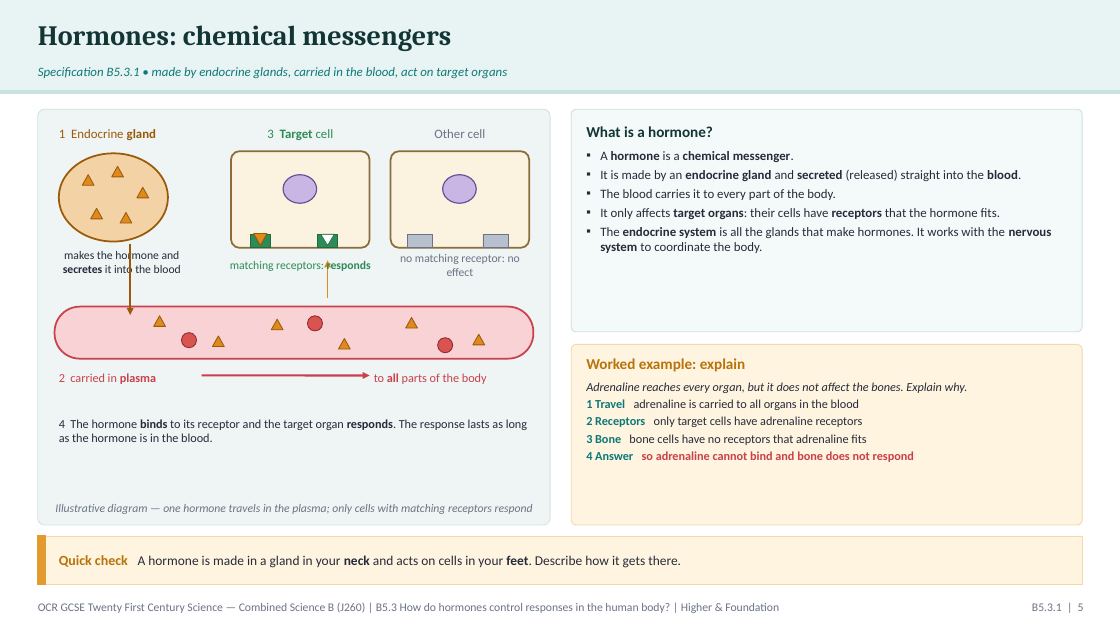
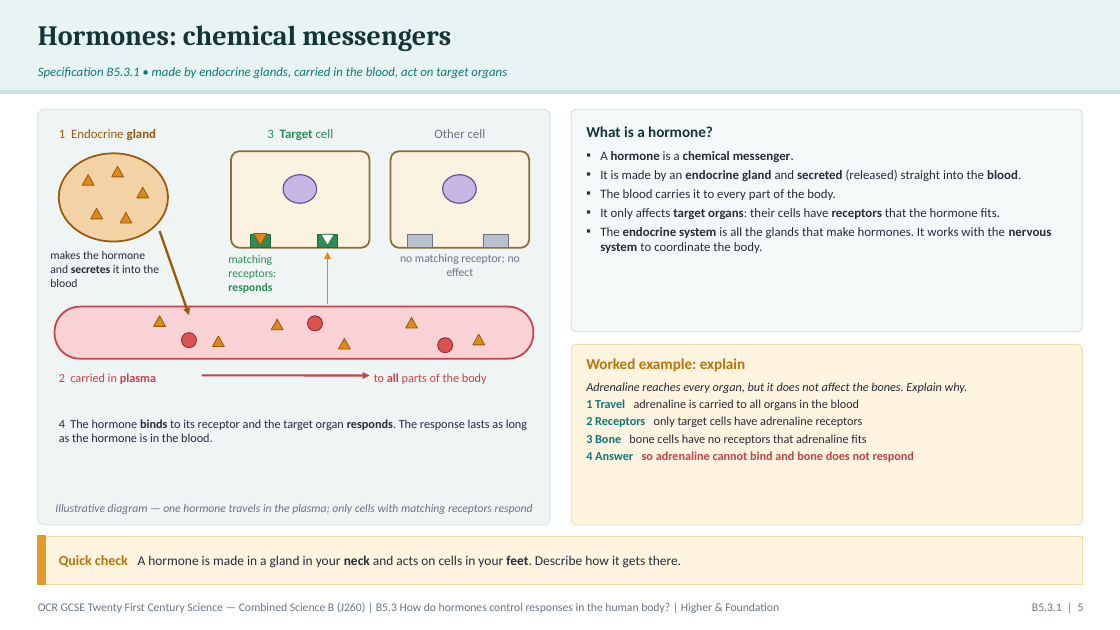
Before and after one commit to pstephenphilip-ship-it/Piri-MBBS, a slide deck: slide 5 of gcse-slides/ocr-biology/OCR21C_B5.3_Hormones_Combined.pptx. Drawn at 1120x630 pixels with LibreOffice and Linux fonts; fonts in the diff are those of the drawing. Boxes give left, top, right and bottom in pixels: in the first picture for what was removed or moved away, otherwise in the second. Text is boxed around its words. In the diff, an @@ line names an element or a change of style, - is before the commit and + after.

```diff
--- a/gcse-slides/ocr-biology/OCR21C_B5.3_Hormones_Combined.pptx
+++ b/gcse-slides/ocr-biology/OCR21C_B5.3_Hormones_Combined.pptx
@@ arrow moved from (130, 244) - (130, 315) to (160, 231) - (189, 315) @@
@@ text "makes the hormone and secretes ..." at (x1=50, y1=251, x2=159, y2=287): alignment centre to left @@
@@ text "matching receptors: responds" at (x1=228, y1=255, x2=276, y2=293): alignment centre to left; vertical alignment middle to top @@
@@ arrow moved from (328, 298) - (328, 260) to (328, 304) - (328, 252) @@
```
Also in this commit, not shown: 4 other slides changed, 2 other files.
